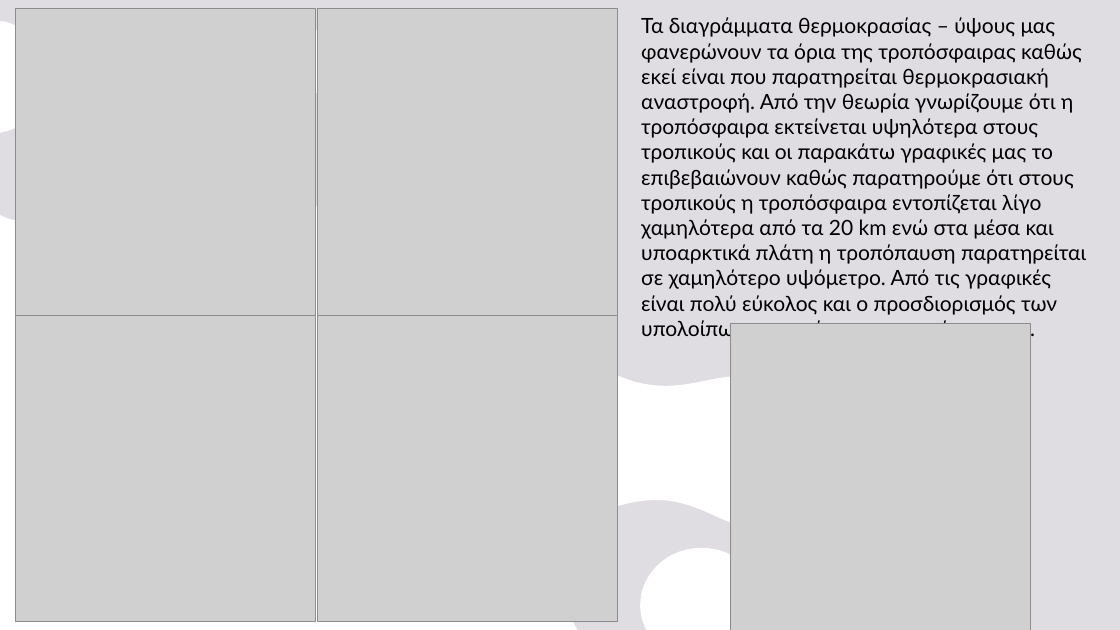
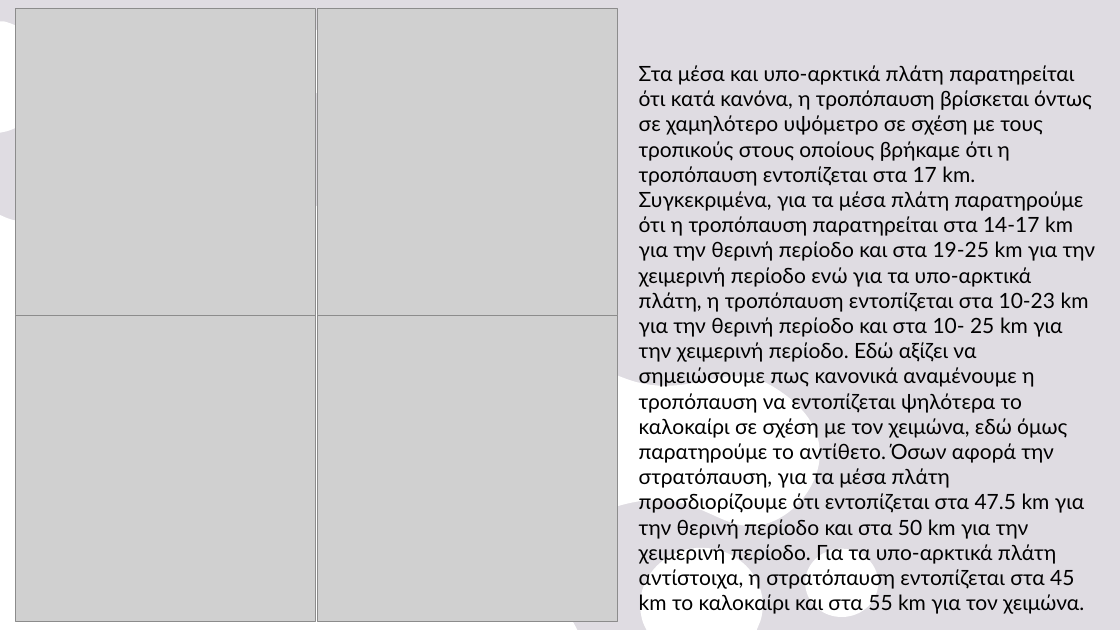
Before and after one commit to nadezsha/MSc---Applied-Meteorology-and-Environmental-Physics, a slide deck: slide 4 of Radiation and Atmosphere Interaction/Report 0/ΕργασίαΜηδέν.pptx (slide 3 before the commit). Drawn at 1120x630 pixels with LibreOffice and Linux fonts; fonts in the diff are those of the drawing; grey boxes stand for pictures. Boxes give left, top, right and bottom in pixels: in the first picture for what was removed or moved away, otherwise in the second. Text is boxed around its words. In the diff, an @@ line names an element or a change of style, - is before the commit and + after.

```diff
--- a/Radiation and Atmosphere Interaction/Report 0/ΕργασίαΜηδέν.pptx
+++ b/Radiation and Atmosphere Interaction/Report 0/ΕργασίαΜηδέν.pptx
@@ text at bbox=[639, 65, 1096, 589]: text changed @@
-Τα διαγράμματα θερμοκρασίας – ύψους μας φανερώνουν τα όρια της τροπόσφαιρας καθώς εκεί είναι που παρατηρείται θερμοκρασιακή αναστροφή. Από την θεωρία γνωρίζουμε ότι η τροπόσφαιρα εκτείνεται υψηλότερα στους τροπικούς και οι παρακάτω γραφικές μας το επιβεβαιώνουν καθώς παρατηρούμε ότι στους τροπικούς η τροπόσφαιρα εντοπίζεται λίγο χαμηλότερα από τα 20 km ενώ στα μέσα και υποαρκτικά πλάτη η τροπόπαυση παρατηρείται σε χαμηλότερο υψόμετρο. Από τις γραφικές είναι πολύ εύκολος και ο προσδιορισμός των υπολοίπων στρωμάτων της ατμόσφαιρας.
+Στα μέσα και υπο-αρκτικά πλάτη παρατηρείται ότι κατά κανόνα, η τροπόπαυση βρίσκεται όντως σε χαμηλότερο υψόμετρο σε σχέση με τους τροπικούς στους οποίους βρήκαμε ότι η τροπόπαυση εντοπίζεται στα 17 km. Συγκεκριμένα, για τα μέσα πλάτη παρατηρούμε ότι η τροπόπαυση παρατηρείται στα 14-17 km για την θερινή περίοδο και στα 19-25 km για την χειμερινή περίοδο ενώ για τα υπο-αρκτικά πλάτη, η τροπόπαυση εντοπίζεται στα 10-23 km για την θερινή περίοδο και στα 10- 25 km για την χειμερινή περίοδο. Εδώ αξίζει να σημειώσουμε πως κανονικά αναμένουμε η τροπόπαυση να εντοπίζεται ψηλότερα το καλοκαίρι σε σχέση με τον χειμώνα, εδώ όμως παρατηρούμε το αντίθετο. Όσων αφορά την στρατόπαυση, για τα μέσα πλάτη προσδιορίζουμε ότι εντοπίζεται στα 47.5 km για την θερινή περίοδο και στα 50 km για την χειμερινή περίοδο. Για τα υπο-αρκτικά πλάτη αντίστοιχα, η στρατόπαυση εντοπίζεται στα 45 km το καλοκαίρι και στα 55 km για τον χειμώνα.
@@ picture removed at bbox=[730, 323, 1031, 630] @@
```
Also in this commit, not shown: 1 other slide changed, 3 slides added, 2 slides removed.
